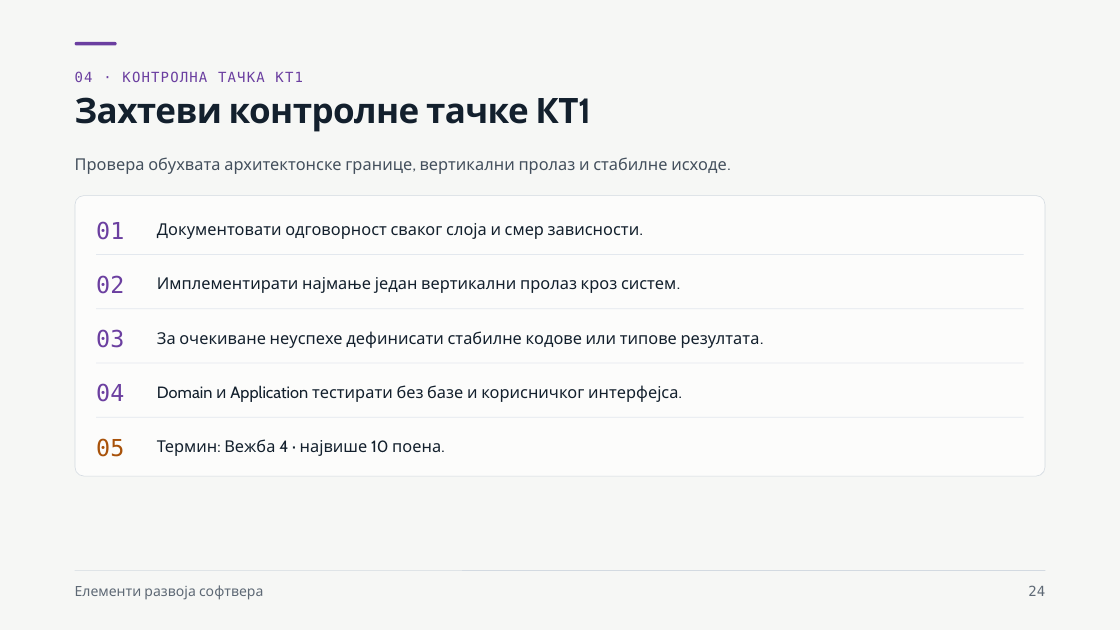
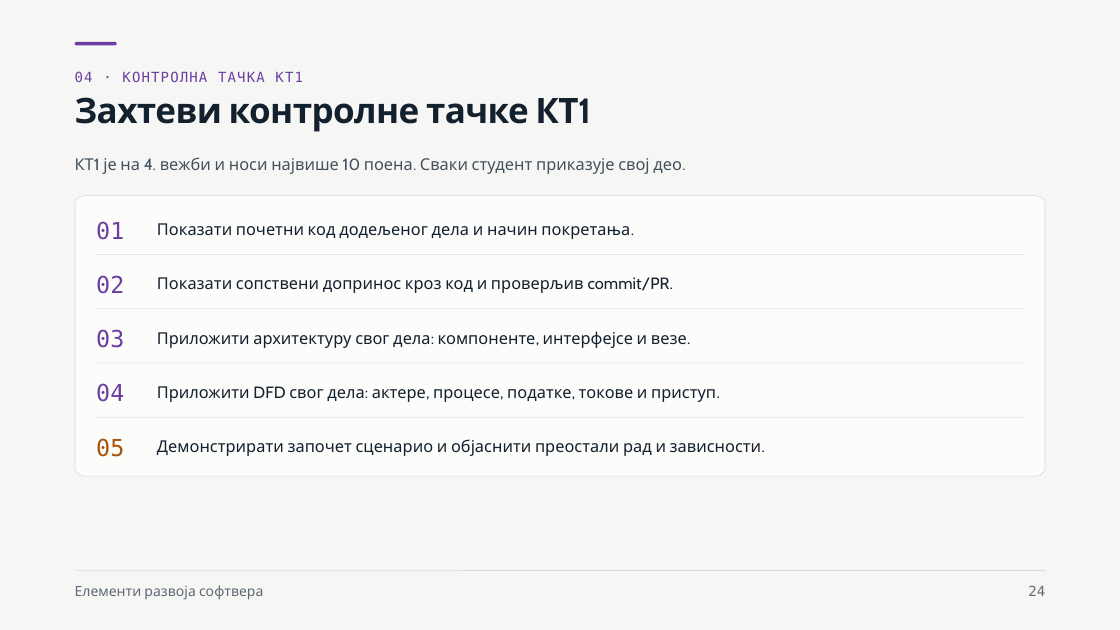
Before and after one commit to owlCoder/ftn-nastavni-portal, a slide deck: slide 24 of public/downloads/ers-prezentacije/03_Poslovna_logika_i_use_case.pptx. Drawn at 1120x630 pixels with LibreOffice and Linux fonts; fonts in the diff are those of the drawing. Boxes give left, top, right and bottom in pixels: in the first picture for what was removed or moved away, otherwise in the second. Text is boxed around its words. In the diff, an @@ line names an element or a change of style, - is before the commit and + after.

```diff
--- a/public/downloads/ers-prezentacije/03_Poslovna_logika_i_use_case.pptx
+++ b/public/downloads/ers-prezentacije/03_Poslovna_logika_i_use_case.pptx
@@ text at bbox=[103, 157, 682, 174]: text changed @@
-Провера обухвата архитектонске границе, вертикални пролаз и стабилне исходе.
+КТ1 је на 4. вежби и носи највише 10 поена. Сваки студент приказује свој део.
@@ text at bbox=[157, 223, 630, 239]: text changed @@
-Документовати одговорност сваког слоја и смер зависности.
+Показати почетни код додељеног дела и начин покретања.
@@ text at bbox=[157, 277, 673, 293]: text changed @@
-Имплементирати најмање један вертикални пролаз кроз систем.
+Показати сопствени допринос кроз код и проверљив commit/PR.
@@ text at bbox=[157, 331, 687, 348]: text changed @@
-За очекиване неуспехе дефинисати стабилне кодове или типове резултата.
+Приложити архитектуру свог дела: компоненте, интерфејсе и везе.
@@ text at bbox=[157, 386, 716, 402]: text changed @@
-Domain и Application тестирати без базе и корисничког интерфејса.
+Приложити DFD свог дела: актере, процесе, податке, токове и приступ.
@@ text at bbox=[157, 439, 762, 456]: text changed @@
-Термин: Вежба 4 · највише 10 поена.
+Демонстрирати започет сценарио и објаснити преостали рад и зависности.
```
Also in this commit, not shown: 3 other slides changed, 32 other files.
